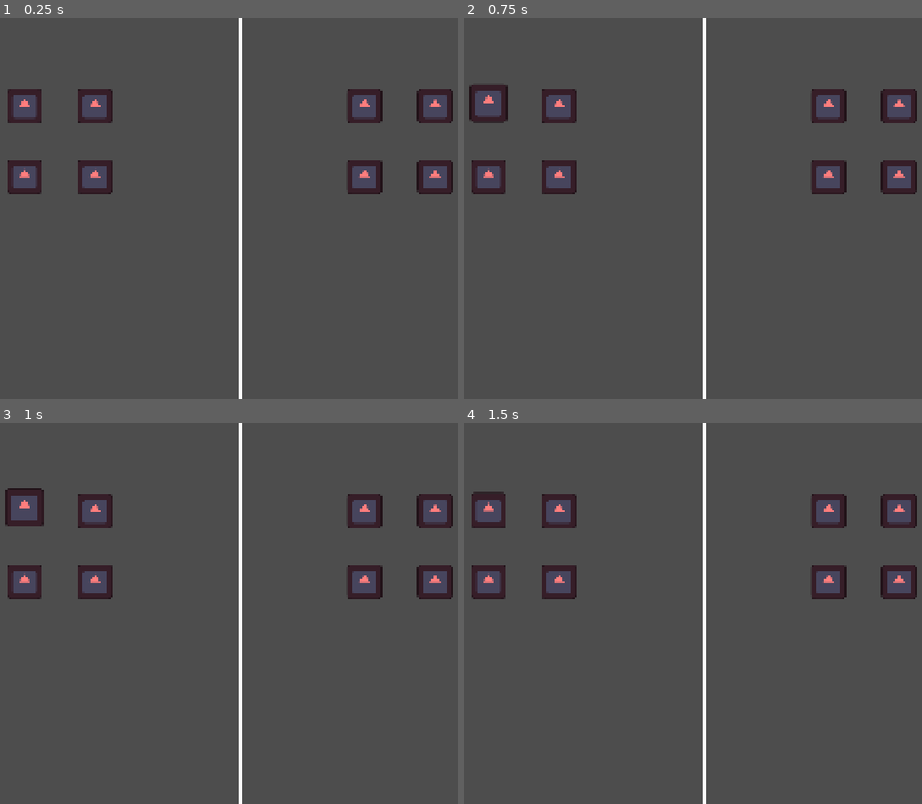
Above: before the commit, frames 1-4 (two rows, left to right).
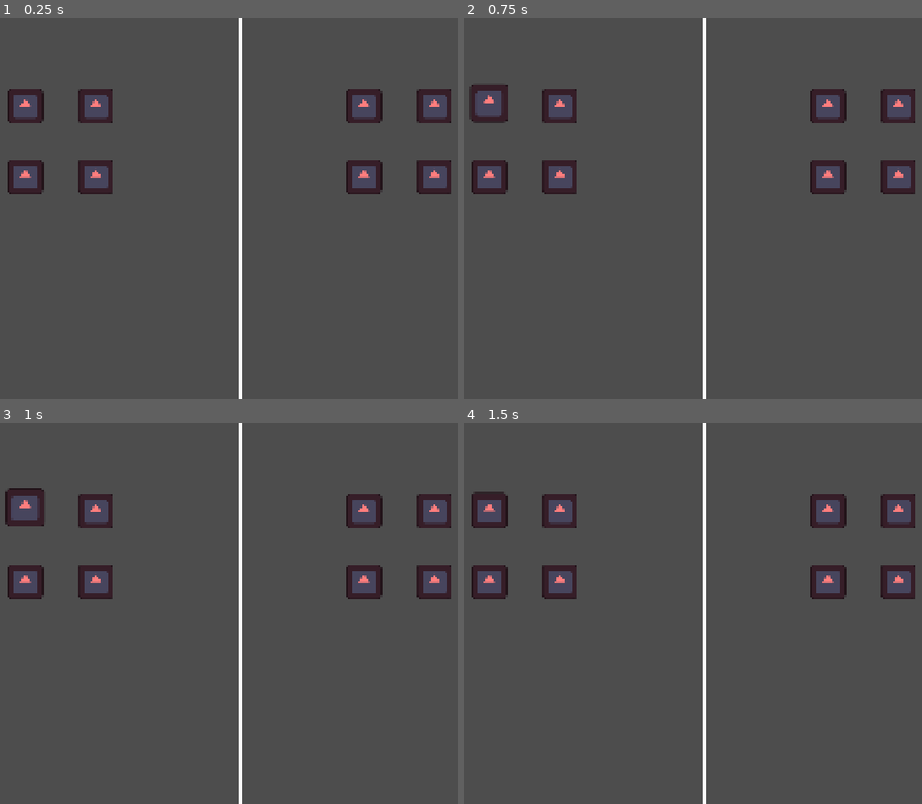
Above: after the commit, the same moments.

Repository: PixelSaver/steakbite
Game: Godot game, scene res://scenes/main.tscn
Two runs of this game, one before a commit and one after it. Both use one fixed random seed, a clock stepped at 60 frames per second and the inputs below. The engine's default icon, where the game draws it, is replaced by a stand-in: a white triangle on a blue panel in a dark square.
Inputs (mouse positions are in pixels of both pictures, inside the frame that each line leads up to):
- Up to frame 1 (0.25 s): no input
- Up to frame 2 (0.75 s): click (486, 105) at 0.52 s
- Up to frame 3 (1 s): no input
- Up to frame 4 (1.5 s): tap Enter at 1.25 s; move the mouse to (853, 594) at 1.27 s; hold Right from 1.28 s (still down); hold Mouse wheel down (scroll_down) from 1.28 s (still down); click (853, 594) at 1.42 s

The runs differ from the first frame. In frame 1, 0.5% of the frame differs, in the area x 1-99%, y 18-47%; in frame 2, 0.5%; in frame 3, 0.4%; in frame 4, 0.5%.

Commit message:
Powerup menu prototype layout

Diff:
--- a/assets/default_theme.tres
+++ b/assets/default_theme.tres
@@ -17,6 +17,7 @@
 Button/styles/hover = SubResource("StyleBoxEmpty_c7qcy")
 Button/styles/normal = SubResource("StyleBoxEmpty_rfxp3")
 Button/styles/pressed = SubResource("StyleBoxEmpty_fdur0")
+HBoxContainer/constants/separation = 0
 MarginContainer/constants/margin_bottom = 20
 MarginContainer/constants/margin_left = 20
 MarginContainer/constants/margin_right = 20
--- /dev/null
+++ b/scenes/powerups/panel.gd
@@ -0,0 +1,18 @@
+extends Panel
+
+var t: Tween
+func _ready() -> void:
+	self.mouse_entered.connect(_hover.bind(true))
+	self.mouse_exited.connect(_hover.bind(false))
+
+func _hover(entered:bool) -> void:
+	if t and t.is_running():
+		t.kill()
+	t = create_tween().set_trans(Tween.TRANS_QUINT)
+	t.set_ease(Tween.EASE_OUT).set_parallel(true)
+	if entered:
+		t.tween_property(self, "scale", Vector2.ONE * 1.1, 0.3)
+		t.tween_property(self, "modulate", Color.RED, 0.3)
+	else:
+		t.tween_property(self, "scale", Vector2.ONE * 1., 1.)
+		t.tween_property(self, "modulate", Color.WHITE, 0.3)
--- /dev/null
+++ b/scenes/powerups/powerup_menu.gd
@@ -0,0 +1,20 @@
+extends PixelMenu
+class_name PowerupMenu
+
+@export var first_focus: Control
+@export var left_side: Control
+@export var right_side: Control
+
+var t: Tween
+
+func start_anim() -> void:
+	show()
+	first_focus.grab_focus()
+	pass
+func end_anim() -> void:
+	hide()
+	pass
+
+func _assign_focus() -> void:
+	var left_side_children = left_side.get_children()
+	var right_side_children = right_side.get_children()
--- /dev/null
+++ b/scenes/powerups/powerup_menu.tscn
@@ -0,0 +1,91 @@
+[gd_scene format=3 uid="uid://duf028te6deh6"]
+
+[ext_resource type="Script" uid="uid://d5om0tmqjsly" path="res://scenes/powerups/powerup_menu.gd" id="1_2s6hi"]
+[ext_resource type="PackedScene" uid="uid://bx8cu1fkd3ud6" path="res://scenes/powerups/powerup_menu_item.tscn" id="1_ytud3"]
+[ext_resource type="Texture2D" uid="uid://b2oese3sm7bus" path="res://assets/icon.svg" id="2_2s6hi"]
+
+[node name="PowerupMenu" type="Control" unique_id=1713500523 node_paths=PackedStringArray("first_focus")]
+layout_mode = 3
+anchors_preset = 15
+anchor_right = 1.0
+anchor_bottom = 1.0
+grow_horizontal = 2
+grow_vertical = 2
+script = ExtResource("1_2s6hi")
+first_focus = NodePath("MarginContainer/HBoxContainer/Panel/VBoxContainer/PowerupMenuItem")
+metadata/_custom_type_script = "uid://e0s6oeo4pcwr"
+
+[node name="TextureRect" type="TextureRect" parent="." unique_id=1834804925]
+layout_mode = 1
+anchors_preset = 15
+anchor_right = 1.0
+anchor_bottom = 1.0
+grow_horizontal = 2
+grow_vertical = 2
+texture = ExtResource("2_2s6hi")
+
+[node name="MarginContainer" type="MarginContainer" parent="." unique_id=266400849]
+layout_mode = 1
+anchors_preset = 15
+anchor_right = 1.0
+anchor_bottom = 1.0
+grow_horizontal = 2
+grow_vertical = 2
+
+[node name="HBoxContainer" type="HBoxContainer" parent="MarginContainer" unique_id=222520164]
+layout_mode = 2
+alignment = 1
+
+[node name="Panel" type="Panel" parent="MarginContainer/HBoxContainer" unique_id=2003184387]
+layout_mode = 2
+size_flags_horizontal = 3
+
+[node name="VBoxContainer" type="VBoxContainer" parent="MarginContainer/HBoxContainer/Panel" unique_id=1273595009]
+layout_mode = 1
+anchors_preset = 15
+anchor_right = 1.0
+anchor_bottom = 1.0
+grow_horizontal = 2
+grow_vertical = 2
+
+[node name="PowerupMenuItem" parent="MarginContainer/HBoxContainer/Panel/VBoxContainer" unique_id=726296963 instance=ExtResource("1_ytud3")]
+layout_mode = 2
+
+[node name="PowerupMenuItem2" parent="MarginContainer/HBoxContainer/Panel/VBoxContainer" unique_id=861183747 instance=ExtResource("1_ytud3")]
+layout_mode = 2
+
+[node name="PowerupMenuItem3" parent="MarginContainer/HBoxContainer/Panel/VBoxContainer" unique_id=72329359 instance=ExtResource("1_ytud3")]
+layout_mode = 2
+
+[node name="PowerupMenuItem4" parent="MarginContainer/HBoxContainer/Panel/VBoxContainer" unique_id=1869064438 instance=ExtResource("1_ytud3")]
+layout_mode = 2
+
+[node name="PowerupMenuItem5" parent="MarginContainer/HBoxContainer/Panel/VBoxContainer" unique_id=881111203 instance=ExtResource("1_ytud3")]
+layout_mode = 2
+
+[node name="Panel2" type="Panel" parent="MarginContainer/HBoxContainer" unique_id=928331506]
+layout_mode = 2
+size_flags_horizontal = 3
+
+[node name="VBoxContainer3" type="VBoxContainer" parent="MarginContainer/HBoxContainer/Panel2" unique_id=326314080]
+layout_mode = 1
+anchors_preset = 15
+anchor_right = 1.0
+anchor_bottom = 1.0
+grow_horizontal = 2
+grow_vertical = 2
+
+[node name="PowerupMenuItem" parent="MarginContainer/HBoxContainer/Panel2/VBoxContainer3" unique_id=1577279010 instance=ExtResource("1_ytud3")]
+layout_mode = 2
+
+[node name="PowerupMenuItem2" parent="MarginContainer/HBoxContainer/Panel2/VBoxContainer3" unique_id=1624719131 instance=ExtResource("1_ytud3")]
+layout_mode = 2
+
+[node name="PowerupMenuItem3" parent="MarginContainer/HBoxContainer/Panel2/VBoxContainer3" unique_id=624455387 instance=ExtResource("1_ytud3")]
+layout_mode = 2
+
+[node name="PowerupMenuItem4" parent="MarginContainer/HBoxContainer/Panel2/VBoxContainer3" unique_id=290449159 instance=ExtResource("1_ytud3")]
+layout_mode = 2
+
+[node name="PowerupMenuItem5" parent="MarginContainer/HBoxContainer/Panel2/VBoxContainer3" unique_id=785562660 instance=ExtResource("1_ytud3")]
+layout_mode = 2
--- /dev/null
+++ b/scenes/powerups/powerup_menu_item.gd
@@ -0,0 +1,13 @@
+extends Control
+
+class_name PowerupMenuItem
+
+@export var is_empty : bool
+# Called when the node enters the scene tree for the first time.
+func _ready() -> void:
+	pass # Replace with function body.
+
+
+# Called every frame. 'delta' is the elapsed time since the previous frame.
+func _process(delta: float) -> void:
+	pass
--- /dev/null
+++ b/scenes/powerups/powerup_menu_item.tscn
@@ -0,0 +1,55 @@
+[gd_scene format=3 uid="uid://bx8cu1fkd3ud6"]
+
+[ext_resource type="Script" uid="uid://c0sek4b7g6v26" path="res://scenes/powerups/powerup_menu_item.gd" id="1_7pncx"]
+[ext_resource type="Texture2D" uid="uid://b2oese3sm7bus" path="res://assets/icon.svg" id="1_kums3"]
+
+[node name="PowerupMenuItem" type="Control" unique_id=726296963]
+layout_mode = 3
+anchors_preset = 15
+anchor_right = 1.0
+anchor_bottom = 1.0
+offset_right = -948.0
+offset_bottom = -861.0
+grow_horizontal = 2
+grow_vertical = 2
+size_flags_horizontal = 3
+size_flags_vertical = 3
+script = ExtResource("1_7pncx")
+
+[node name="Panel" type="Panel" parent="." unique_id=873190866]
+layout_mode = 1
+anchors_preset = 15
+anchor_right = 1.0
+anchor_bottom = 1.0
+grow_horizontal = 2
+grow_vertical = 2
+
+[node name="MarginContainer" type="MarginContainer" parent="Panel" unique_id=842573583]
+layout_mode = 0
+offset_right = 972.0
+offset_bottom = 219.0
+size_flags_horizontal = 3
+theme_override_constants/margin_left = 10
+theme_override_constants/margin_top = 10
+theme_override_constants/margin_right = 10
+theme_override_constants/margin_bottom = 10
+
+[node name="HBoxContainer" type="HBoxContainer" parent="Panel/MarginContainer" unique_id=972171717]
+layout_mode = 2
+
+[node name="TextureRect" type="TextureRect" parent="Panel/MarginContainer/HBoxContainer" unique_id=324634501]
+layout_mode = 2
+texture = ExtResource("1_kums3")
+expand_mode = 3
+
+[node name="VBoxContainer" type="VBoxContainer" parent="Panel/MarginContainer/HBoxContainer" unique_id=1685223033]
+layout_mode = 2
+size_flags_horizontal = 3
+
+[node name="Label" type="Label" parent="Panel/MarginContainer/HBoxContainer/VBoxContainer" unique_id=658105143]
+layout_mode = 2
+text = "This is a powerup"
+
+[node name="Label2" type="Label" parent="Panel/MarginContainer/HBoxContainer/VBoxContainer" unique_id=287688871]
+layout_mode = 2
+text = "This is a powerup description"
Not shown, added: scenes/powerups/panel.gd.uid
Not shown, added: scenes/powerups/powerup_menu.gd.uid
Not shown, added: scenes/powerups/powerup_menu_item.gd.uid
